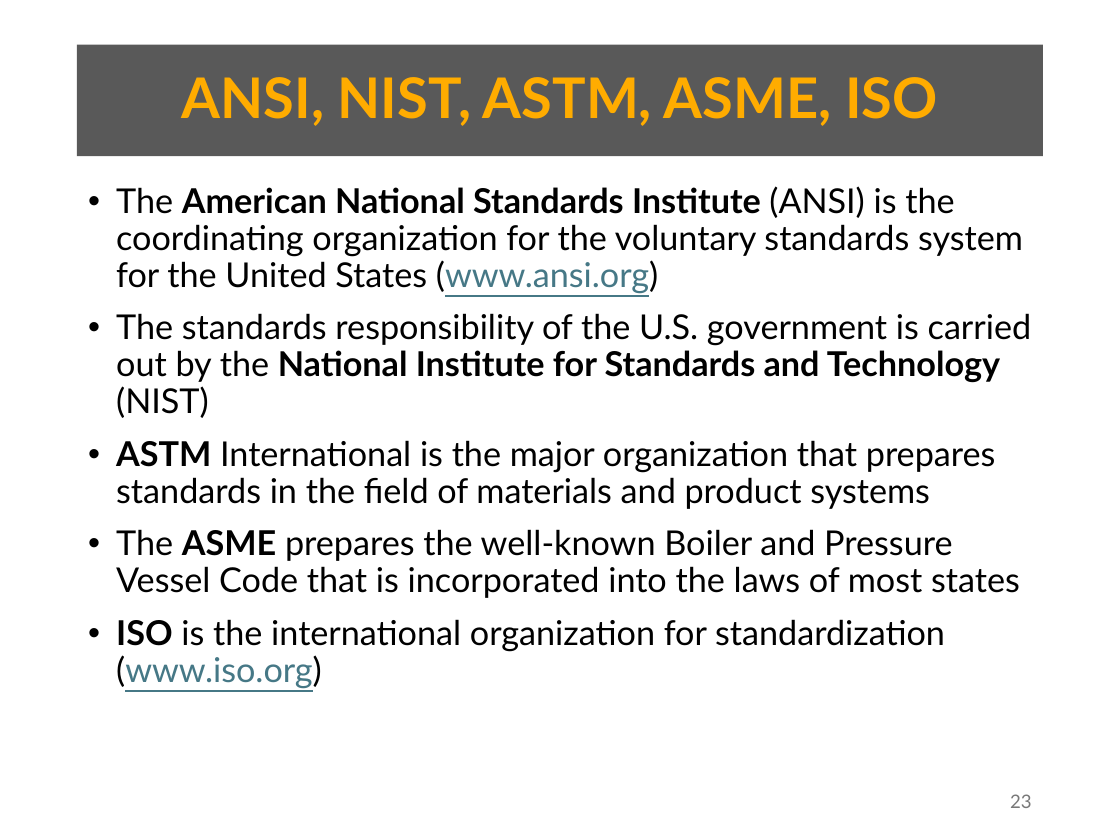
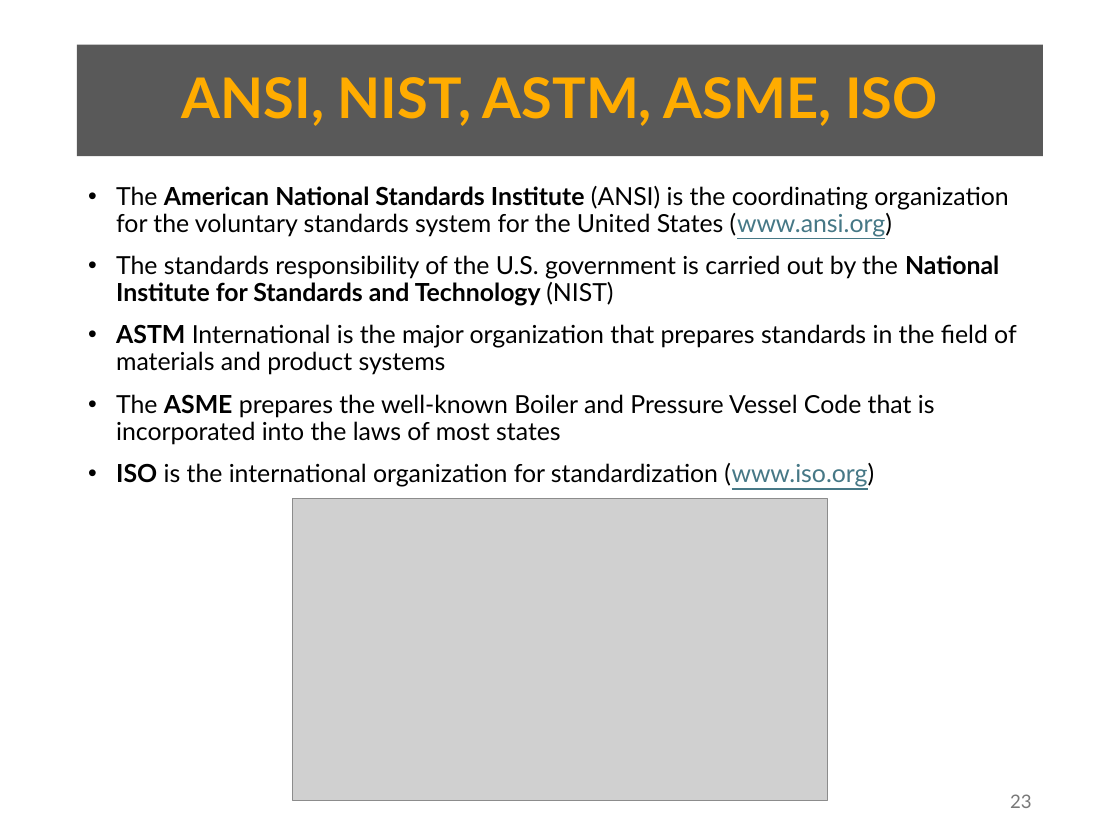
Before and after one commit to abuabara/abuabara.github.io, a slide deck: slide 23 of DAEN460S26/week6.pptx. Drawn at 1120x840 pixels with LibreOffice and Linux fonts; fonts in the diff are those of the drawing; grey boxes stand for pictures. Boxes give left, top, right and bottom in pixels: in the first picture for what was removed or moved away, otherwise in the second. Text is boxed around its words. In the diff, an @@ line names an element or a change of style, - is before the commit and + after.

```diff
--- a/DAEN460S26/week6.pptx
+++ b/DAEN460S26/week6.pptx
@@ text "The American National Standards Institute ..." at [116, 186, 1017, 487]: size 22 to 16 pt @@
@@ picture added at [292, 498, 827, 801] @@
```
Also in this commit, not shown: 1 other slide changed, 1 slide added, 3 other files.
